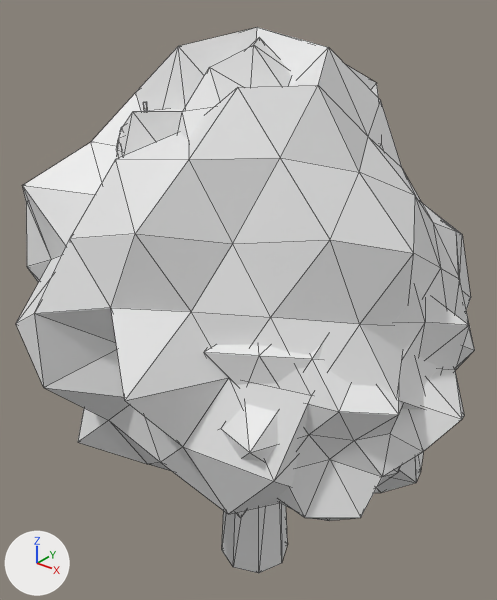
One commit to the glTF model models/world/tree-apple.glb: the scene before it, then after it.
Camera for both pictures: a 50 mm lens placed at (4.19, -5.37, 6.94), pointed at (-0.15, 0.05, 3.57). Every picture has the same lights, and +X, +Y and +Z are marked at lower left. The older version comes first. Mesh edges are drawn as thin lines. Vertices at exactly the same position are counted once.

Objects in the first picture: 'tree-apple'.
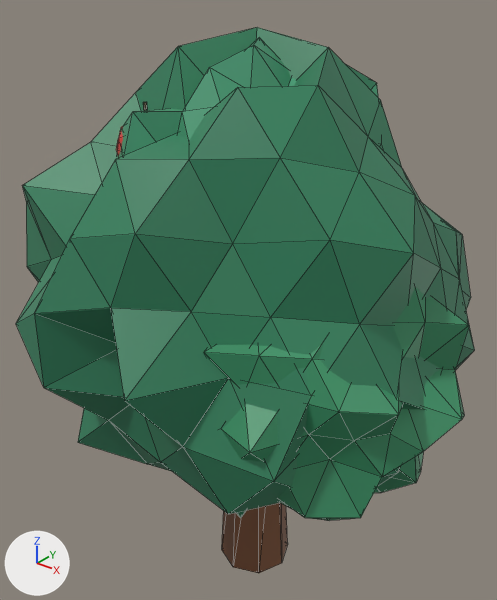
What differs and where, as boxes [x1, y1, x2, y2] in the pictures (497 x 600 px; the box of a moved part takes in the faces that stretch with it):
```json
{"object": "tree-apple", "change": "recoloured, reshaped", "before": [16, 27, 475, 573], "after": [16, 27, 475, 573], "on screen": "darker"}
{"part": 1, "of": "me_mesh_0", "change": "moved or reshaped", "before": [116, 126, 123, 157], "after": [116, 126, 123, 157], "on screen": "mostly hidden"}
```

The change, as JSON lines over the scene's bpy script:
```json
{"op": "add", "block": "mat_vc", "code": "n2 = _N.new('ShaderNodeMix'); n2.name = 'Mix'"}
{"op": "add", "block": "mat_vc", "code": "n2.data_type = 'RGBA'"}
{"op": "add", "block": "mat_vc", "code": "n2.blend_type = 'MULTIPLY'"}
{"op": "add", "block": "mat_vc", "code": "n2.inputs[0].default_value = 1.0  # 'Factor'"}
{"op": "add", "block": "mat_vc", "code": "n2.inputs[7].default_value = (0.8, 0.8, 0.8, 1.0)  # 'B', white #e7e7e7"}
{"op": "add", "block": "mat_vc", "code": "n3 = _N.new('ShaderNodeVertexColor'); n3.name = 'Color Attribute'"}
{"block": "mat_vc", "where": "n0 = _N.new('ShaderNodeBsdfPrincipled'); n0.name = 'Principled BSDF'"}
{"op": "add", "block": "mat_vc", "code": "_L.new(n2.outputs[2], n0.inputs[0])  # 'Result' to 'Base Color'"}
{"op": "add", "block": "mat_vc", "code": "_L.new(n3.outputs[0], n2.inputs[6])  # 'Color' to 'A'"}
{"block": "me_mesh_0", "where": "me_mesh_0.from_pydata(...)  # 1028 vertices, 1976 faces; spans x -2.44..2.6, y -2.47..2.49, z 0.0..6.43"}
{"block": "me_mesh_0", "where": "# used by ob_tree_apple; location = (0.0, 0.0, 0.0)"}
{"block": "me_mesh_0", "change": "me_mesh_0 part 1: 96 of 1028 vertices moved; they spanned x -2.0..1.9, y -1.26..0.86, z 3.39..5.61 and now span x -2.0..1.9, y -1.26..0.86, z 3.39..5.61; mean shift (0.0, 0.0, 0.0); largest move (1.75, -0.54, 4.0) -> (1.75, -1.06, 4.0)"}
```
